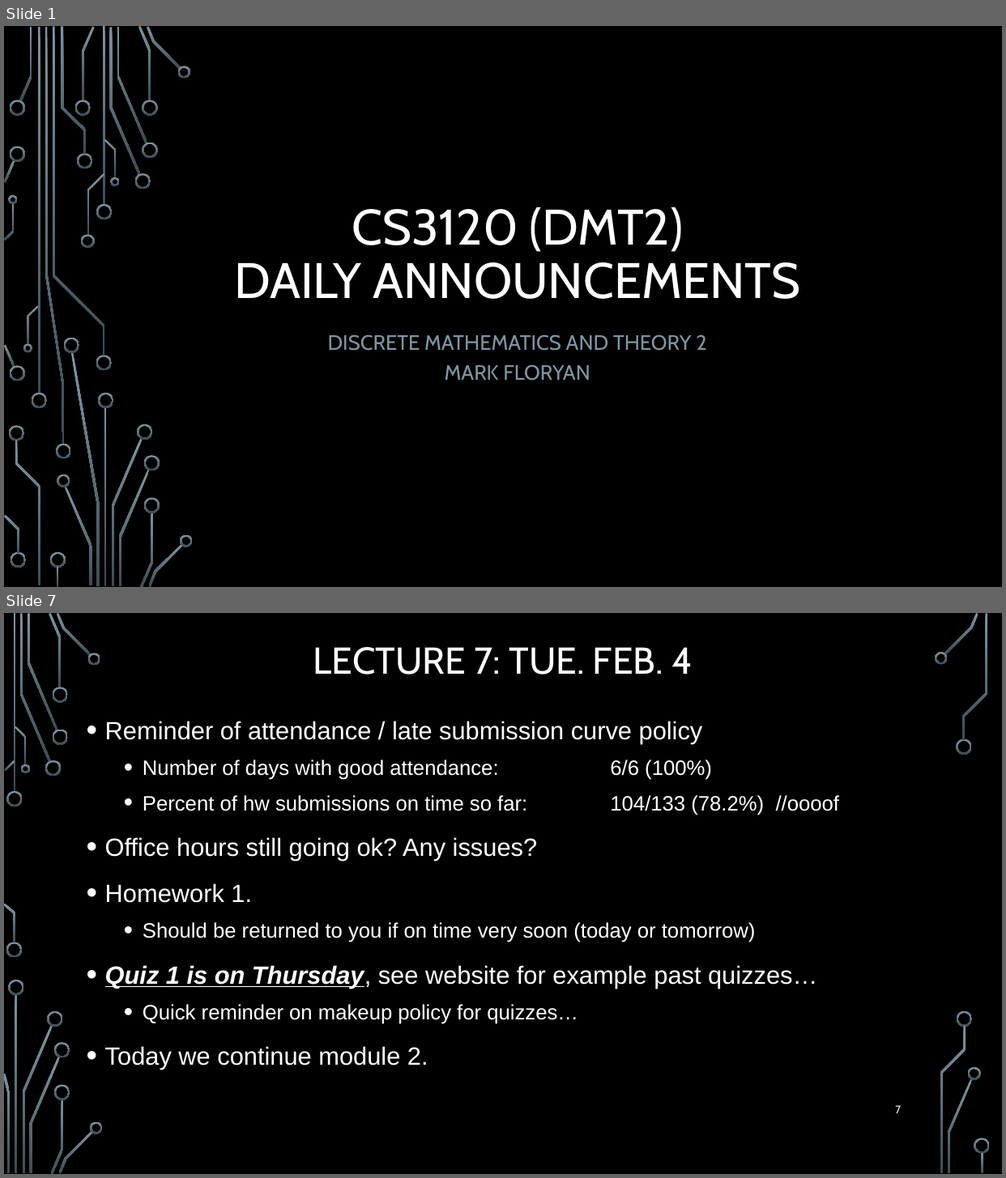
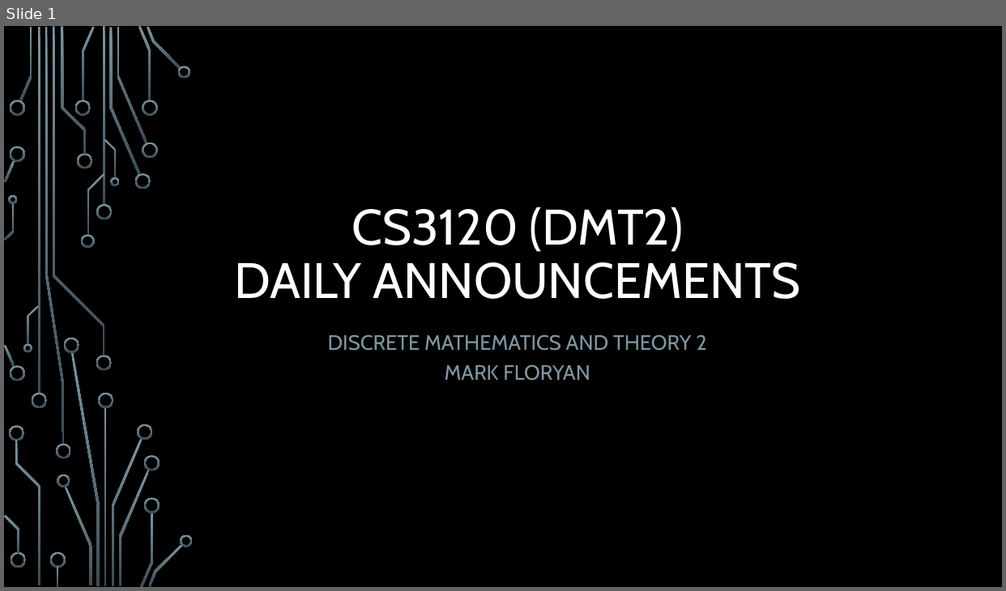
Before and after one commit to markfloryan/dmt2, a slide deck: slides/00-DailyAnnouncements.pptx. Shown one above the other, each under a label of ours: slides 1 and 7 before the commit, slide 1 after it; the slides between them are not shown. The pictures are 1006x1178 and 1006x591 pixels, drawn with LibreOffice and Linux fonts; fonts in the diff are those of the drawing; background and template pictures are left out. Boxes give left, top, right and bottom in pixels: in the first picture for what was removed or moved away, otherwise in the second. Text is boxed around its words. In the diff, an @@ line names an element or a change of style, - is before the commit and + after.

```diff
--- a/slides/00-DailyAnnouncements.pptx
+++ b/slides/00-DailyAnnouncements.pptx
@@ slide 7 removed at <box>4,613,1002,1174</box>, background picture (left out) @@
@@ title removed at <box>313,647,692,675</box> @@
-LECTURE 7: TUE. FEB. 4
@@ text removed at <box>105,721,839,1070</box> @@
-• Reminder of attendance / late submission curve policy
-  • Number of days with good attendance: 6/6 (100%)
-  • Percent of hw submissions on time so far: 104/133 (78.2%) //oooof
-• Office hours still going ok? Any issues?
-• Homework 1.
-  • Should be returned to you if on time very soon (today or tomorrow)
-• Quiz 1 is on Thursday, see website for example past quizzes…
-  • Quick reminder on makeup policy for quizzes…
-• Today we continue module 2.
@@ page number removed at <box>895,1105,901,1114</box> @@
-7
@@ group removed at <box>4,613,990,1174</box>: 33 freeform shapes, 3 rectangles @@
```
Also in this commit, not shown: 1 slide changed, 18 other slides removed, 4 other files.
